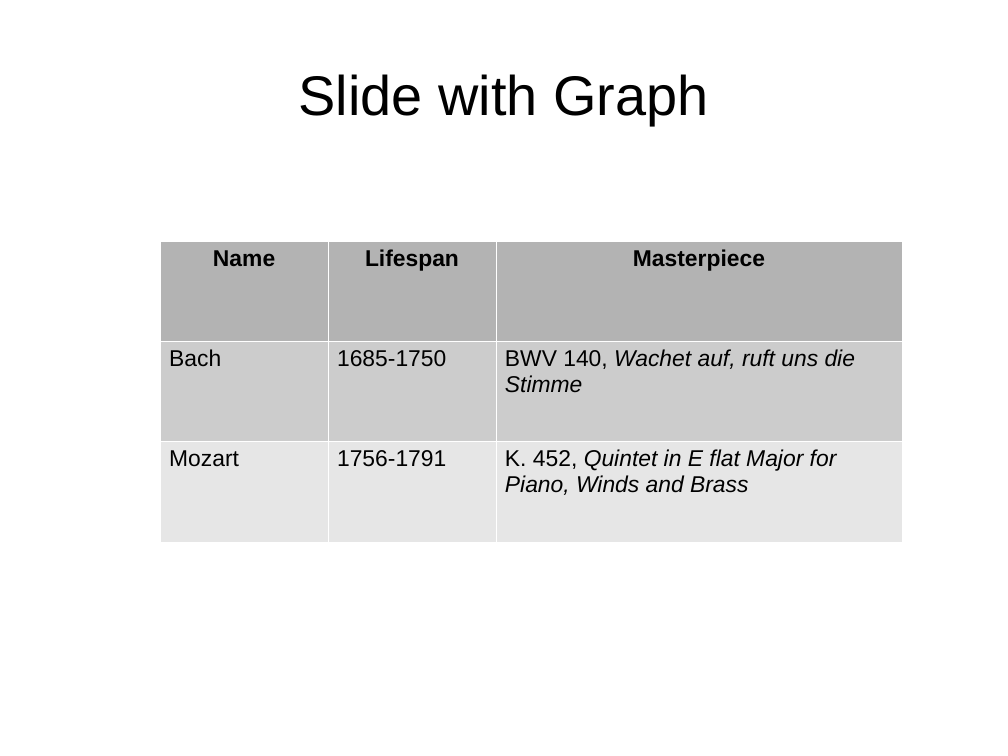
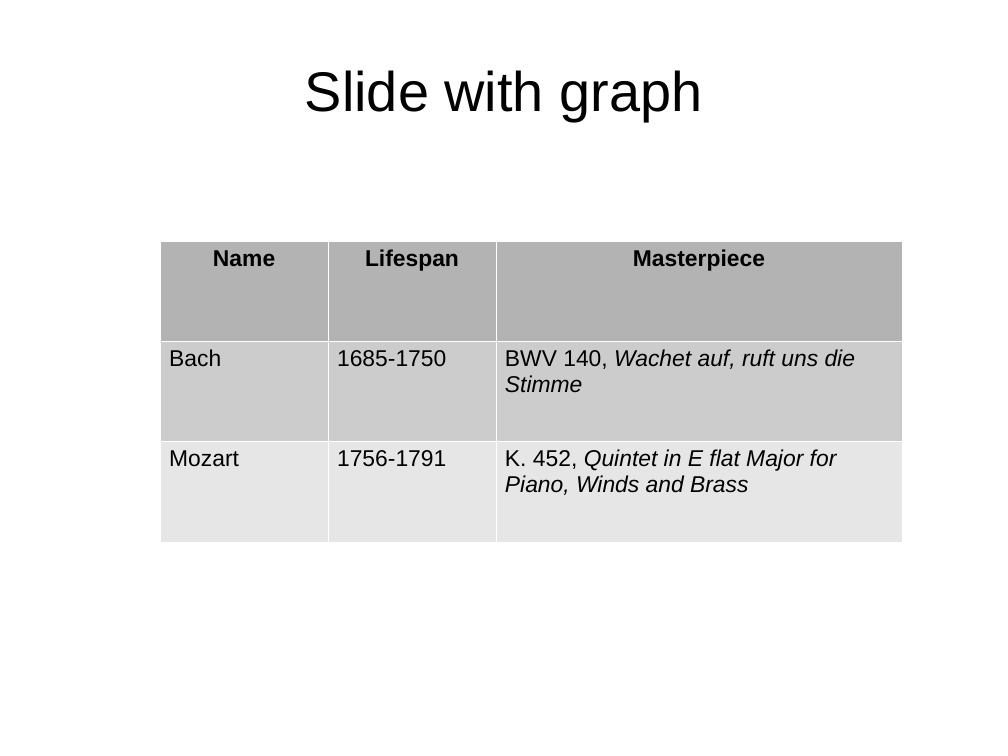
Before and after one commit to HomerReid/TranslatePPTX, a slide deck: slide 2 of example/MyDeck.pptx. Drawn at 1008x756 pixels with LibreOffice and Linux fonts; fonts in the diff are those of the drawing. Boxes give left, top, right and bottom in pixels: in the first picture for what was removed or moved away, otherwise in the second. Text is boxed around its words. In the diff, an @@ line names an element or a change of style, - is before the commit and + after.

Commit message:
updates

```diff
--- a/example/MyDeck.pptx
+++ b/example/MyDeck.pptx
@@ title at (305,70,702,121): text changed @@
-Slide with Graph
+Slide with graph
```
Also in this commit, not shown: 1 other slide changed.
